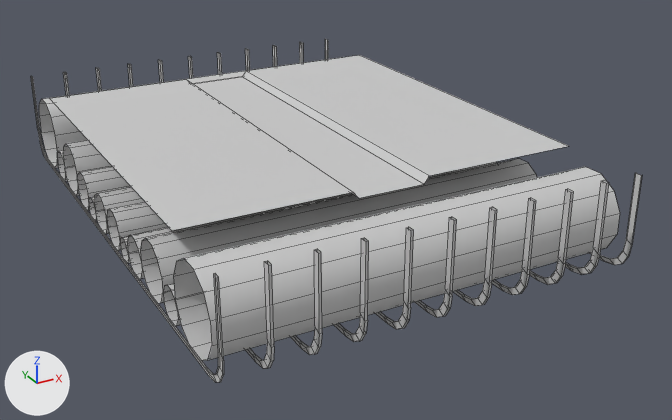
One commit to the FBX model Assets/Models/Environment/RoofMid_001.FBX: the scene before it, then after it.
Rendered twice from a 50 mm camera at (-0.0512, -0.1057, 0.0385) aimed at (0.0041, -0.0052, -0.0118). Arrows for +X, +Y and +Z are at lower left; the lights stay in place. Mesh edges are drawn as thin lines. Where no turn or scale is listed for an object, it has been applied to the vertices.

The first picture shows 'Roof_Mid_001'.
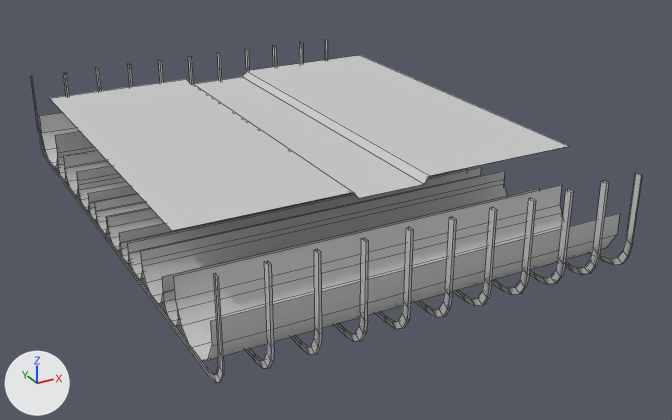
The newer file is also turned or shifted as a whole; pictures and numbers use the older file's frame.

Scene script edits in JSON lines:
```json
{"block": "me_mesh", "where": "# used by ob_roof_mid_001; location = (0.0, 0.0, 0.0)"}
{"op": "remove", "block": "me_mesh", "code": "me_mesh.from_pydata(...)  # 872 vertices, 653 faces; spans x -0.0254..0.0254, y -0.0372..0.0372, z -0.0121..0.0003"}
{"op": "add", "block": "me_mesh", "code": "me_mesh.from_pydata(...)  # 776 vertices, 593 faces; spans x -0.0254..0.0254, y -0.0372..0.0372, z -0.0121..0.0003"}
{"block": "me_mesh", "change": "me_mesh part 1"}
{"block": "me_mesh", "change": "96 vertices are removed from x -0.0254..0.0254, y -0.0334..0.0334, z -0.009..-0.0016"}
{"block": "me_mesh", "change": "60 faces are deleted"}
```

Location of each change, (x1, y1, x2, y2) in pixels of the pictures (672 x 420 px):
```json
{"part": 1, "of": "me_mesh", "change": "deleted", "before": [39, 57, 620, 321]}
```
